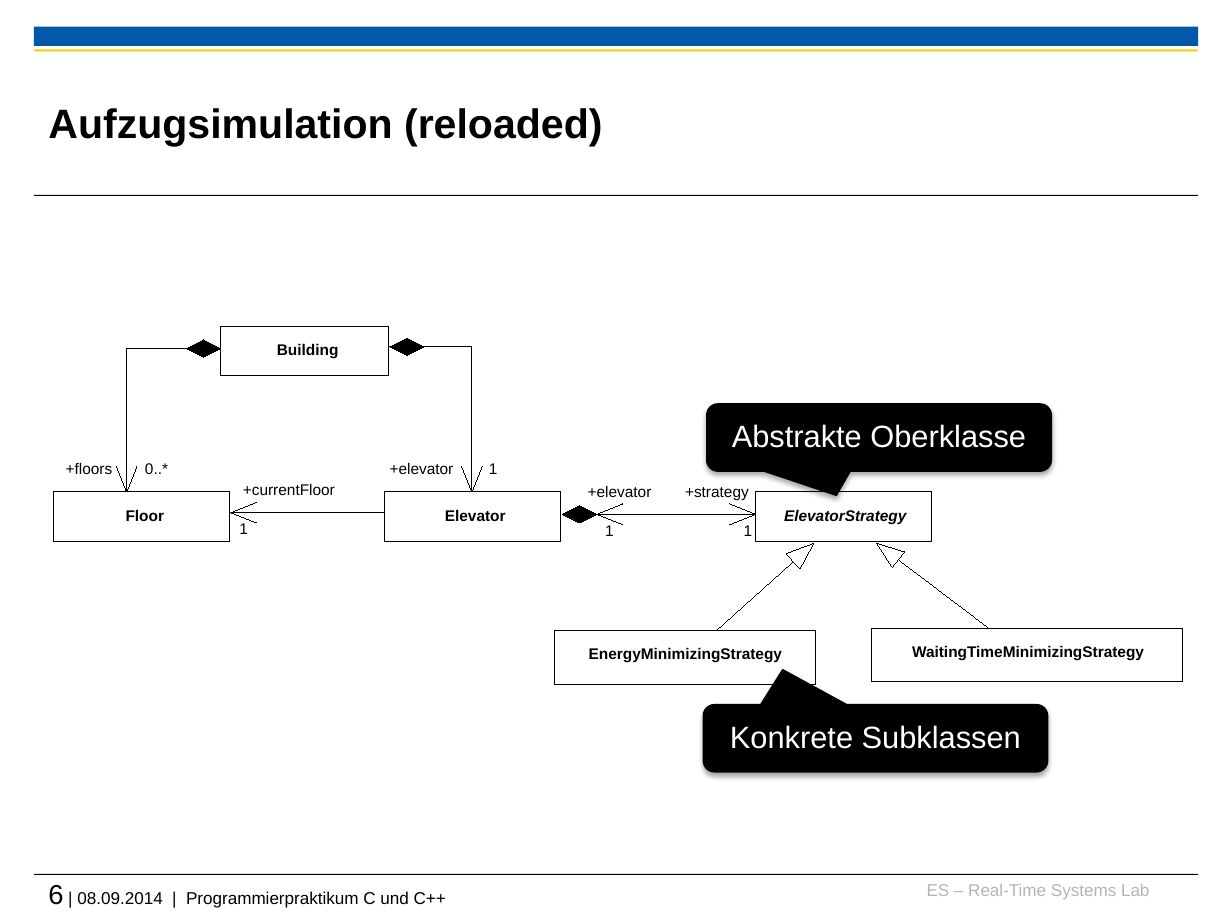
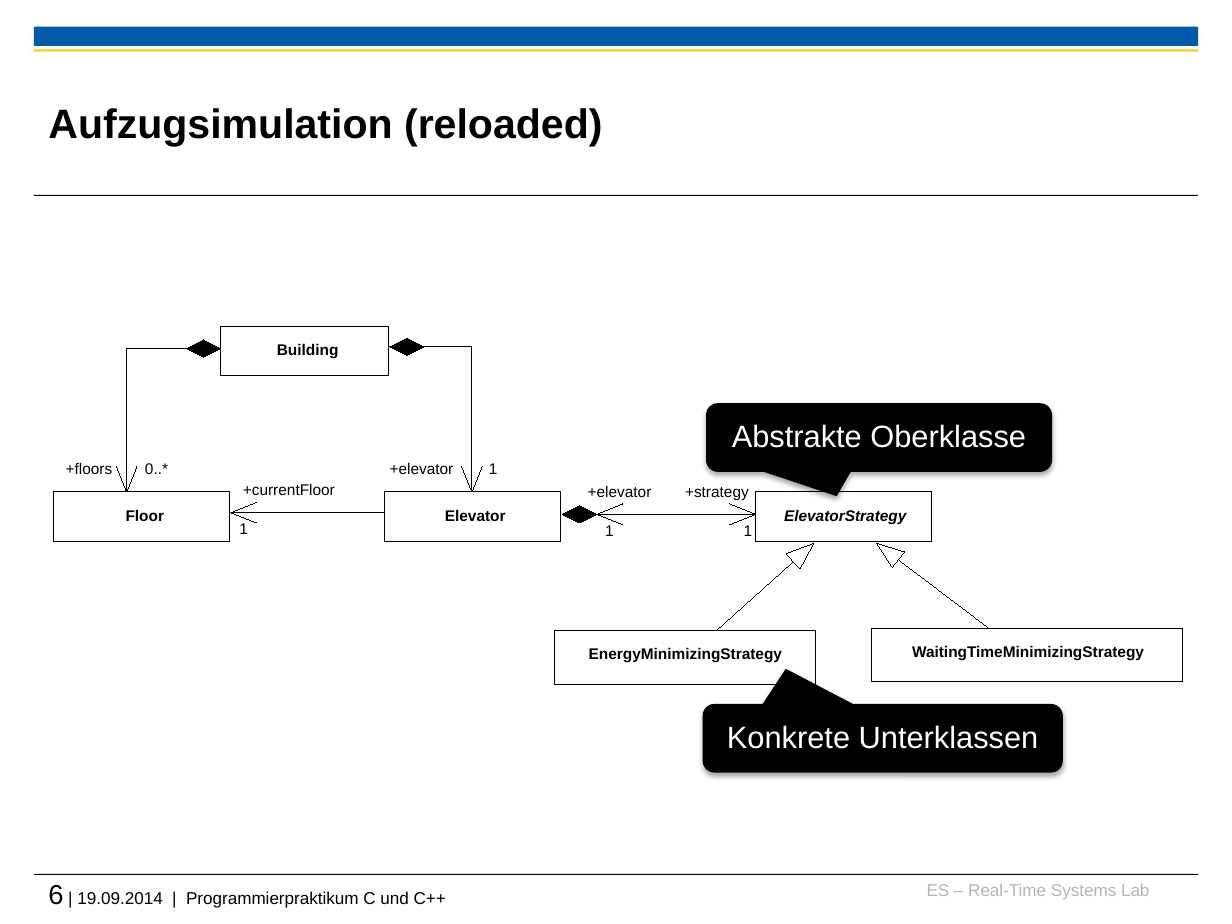
Before and after one commit to h82k/tud-cppp, a slide deck: slide 6 of Vorlesung/3 Vererbung-Polymorphie.pptx. Drawn at 1232x924 pixels with LibreOffice and Linux fonts; fonts in the diff are those of the drawing; background and template pictures are left out. Boxes give left, top, right and bottom in pixels: in the first picture for what was removed or moved away, otherwise in the second. Text is boxed around its words. In the diff, an @@ line names an element or a change of style, - is before the commit and + after.

```diff
--- a/Vorlesung/3 Vererbung-Polymorphie.pptx
+++ b/Vorlesung/3 Vererbung-Polymorphie.pptx
@@ rounded speech box "Konkrete Unterklassen": place and size @@
-rounded speech box "Konkrete Unterklassen" at (703,705,1048,772)
+rounded speech box "Konkrete Unterklassen" at (703,705,1062,772)
@@ text in rounded speech box at (727,725,1039,749): text changed @@
-Konkrete Subklassen
+Konkrete Unterklassen
@@ text at (48,885,446,908): text changed @@
-6 | 08.09.2014 | Programmierpraktikum C und C++
+6 | 19.09.2014 | Programmierpraktikum C und C++
```
Also in this commit, not shown: 3 other slides changed, 1 slide added, 4 other files.
